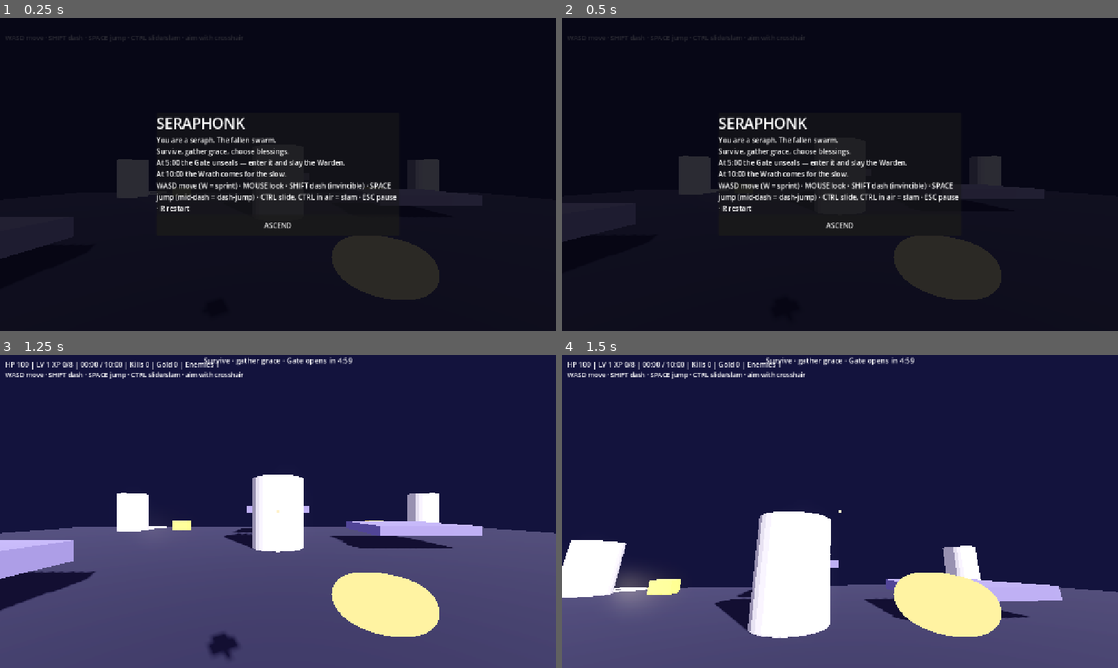
Above: before the commit, frames 1-4 (two rows, left to right).
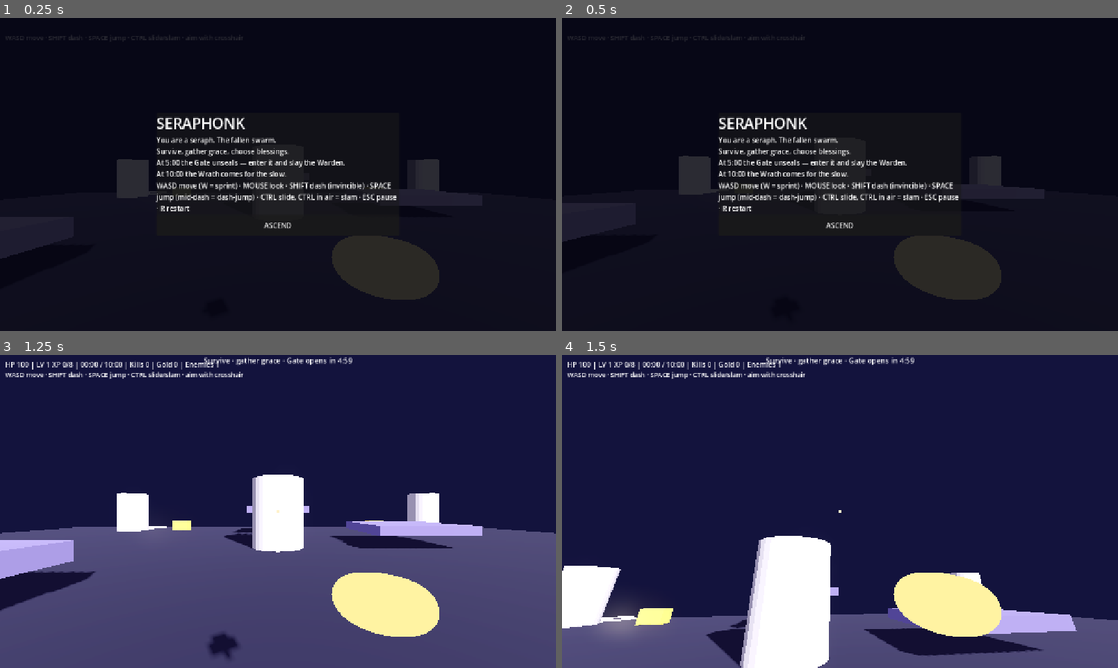
Above: after the commit, the same moments.

Repository: hl0659/seraphonk
Game: Godot game, scene res://scenes/main.tscn
Two runs of this game, one before a commit and one after it. Both use one fixed random seed, a clock stepped at 60 frames per second and the inputs below.
Inputs (mouse positions are in pixels of both pictures, inside the frame that each line leads up to):
- Up to frame 1 (0.25 s): no input
- Up to frame 2 (0.5 s): no input
- Up to frame 3 (1.25 s): click "ASCEND" at 0.5 s
- Up to frame 4 (1.5 s): tap Enter at 1.25 s; move the mouse to (867, 511) at 1.27 s; hold Up (ui_up) from 1.28 s (still down); tap Shift (dash) at 1.35 s

Frames 1-3 are identical in both runs. In frame 4, 14% of the frame differs, in the area x 0-100%, y 50-100%.

Commit message:
fix(look): mouse via _input, arrow-key fallback, click-to-capture + hint

Diff:
--- a/godot/scripts/game.gd
+++ b/godot/scripts/game.gd
@@ -263,10 +263,30 @@
 	var cross := ColorRect.new()
 	cross.name = "Crosshair"
 	cross.color = Color(1, 0.95, 0.8)
+	cross.mouse_filter = Control.MOUSE_FILTER_IGNORE
 	cross.set_anchors_preset(Control.PRESET_CENTER)
 	cross.position = Vector2(-2, -2)
 	cross.size = Vector2(4, 4)
 	hud_layer.add_child(cross)
+	var mouseln := Label.new()
+	mouseln.name = "MouseHint"
+	mouseln.add_theme_font_size_override("font_size", 18)
+	mouseln.text = "CLICK TO LOOK AROUND"
+	mouseln.set_anchors_preset(Control.PRESET_CENTER)
+	mouseln.position = Vector2(-110, 40)
+	mouseln.visible = false
+	hud_layer.add_child(mouseln)
+
+func _unhandled_input(event: InputEvent) -> void:
+	# click-to-capture: any lost pointer capture recovers with one click
+	if DisplayServer.get_name() == "headless":
+		return
+	if event is InputEventMouseButton:
+		var mb := event as InputEventMouseButton
+		if mb.pressed and Input.mouse_mode != Input.MOUSE_MODE_CAPTURED:
+			if not get_tree().paused and not draft_open and not game_over:
+				if hud_layer.get_node_or_null("StartCenter") == null:
+					Input.mouse_mode = Input.MOUSE_MODE_CAPTURED
 	pause_label = Label.new()
 	pause_label.add_theme_font_size_override("font_size", 42)
 	pause_label.text = "PAUSED — ESC resume · R restart"
@@ -740,6 +760,9 @@
 	var secs := int(t) % 60
 	hud_label.text = "HP %.0f | LV %d XP %.0f/%.0f | %02d:%02d / 10:00 | Kills %d | Gold %d | Enemies %d" % [
 		float(player.get("hp")), level, xp, xp_next, mins, secs, kills, gold, enemies.size()]
+	var mh := hud_layer.get_node_or_null("MouseHint") as Label
+	if mh:
+		mh.visible = (Input.mouse_mode != Input.MOUSE_MODE_CAPTURED) and not get_tree().paused and not draft_open and not game_over
 	var obj := hud_layer.get_node_or_null("Objective") as Label
 	if obj:
 		if warden_spawned and warden != null:
--- a/godot/scripts/player.gd
+++ b/godot/scripts/player.gd
@@ -74,7 +74,8 @@
 	ring.material_override = hm
 	viewmodel.add_child(ring)
 
-func _unhandled_input(event: InputEvent) -> void:
+func _input(event: InputEvent) -> void:
+	# _input (not _unhandled_input): GUI overlays can never swallow mouse motion.
 	if headless:
 		return
 	if event is InputEventMouseMotion and Input.mouse_mode == Input.MOUSE_MODE_CAPTURED:
@@ -190,6 +191,15 @@
 	var hspd := Vector2(velocity.x, velocity.z).length()
 	if is_on_floor() and hspd > 1.0:
 		bob_t += dt * hspd * 1.4
+	# arrow-key look fallback: looking must always be possible, even if
+	# the OS/window ever refuses pointer capture
+	var turn := Input.get_axis("ui_left", "ui_right")
+	var tilt := Input.get_axis("ui_up", "ui_down")
+	if turn != 0.0 or tilt != 0.0:
+		yaw -= turn * 2.4 * dt
+		pitch = clampf(pitch - tilt * 1.8 * dt, PITCH_MIN, PITCH_MAX)
+		rotation.y = yaw
+		cam.rotation.x = pitch
 	cam.position = Vector3(0, 1.62 + sin(bob_t) * 0.045, 0)
 	cam.rotation.z = lerpf(cam.rotation.z, -strafe_in * 0.025, dt * 8.0)
 	# FOV: base 75, +dash kick, +trauma swell
